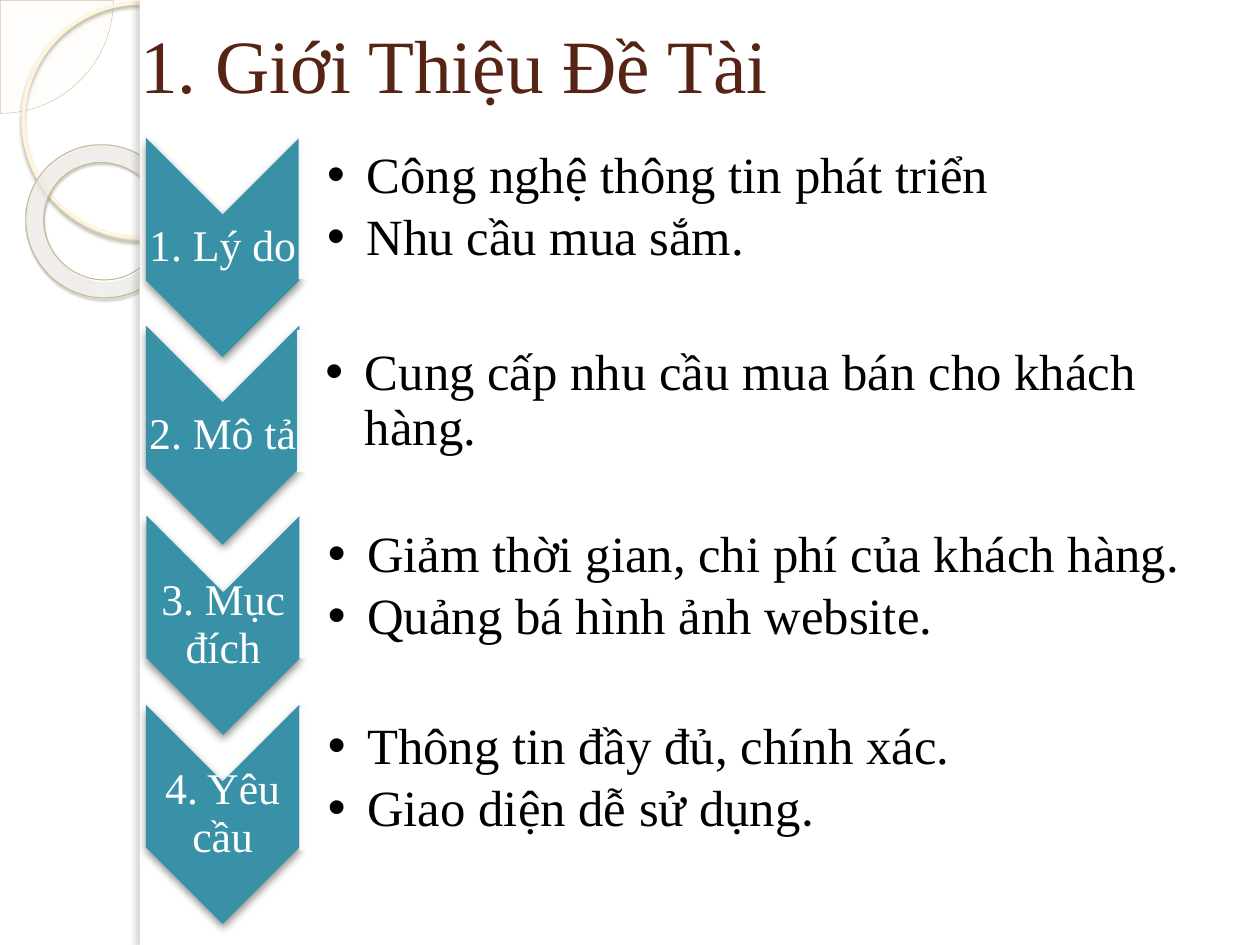
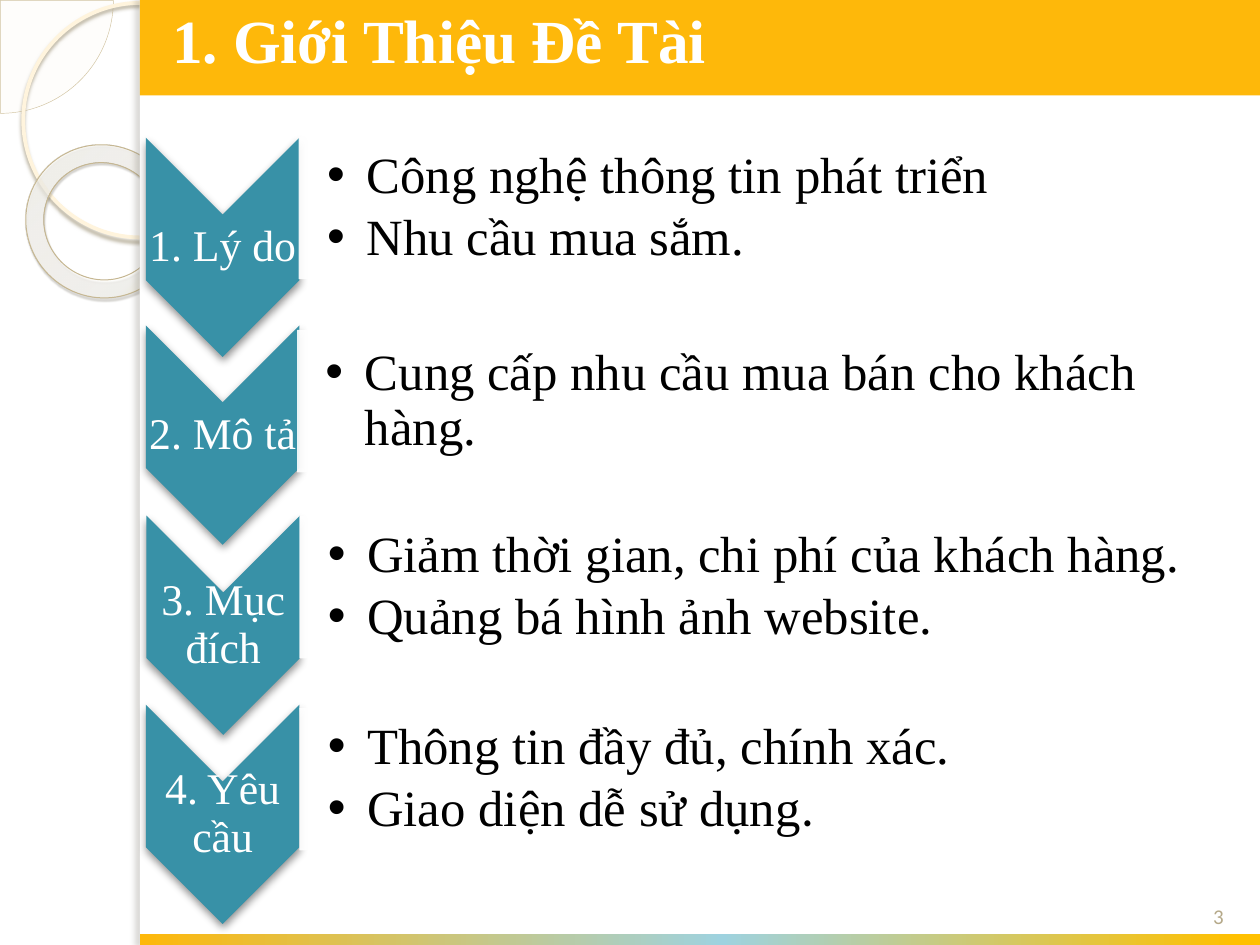
Before and after one commit to chiendv1992/webbanhang, a slide deck: slide 3 of bc/slide bv.pptx. Drawn at 1260x945 pixels with LibreOffice and Linux fonts; fonts in the diff are those of the drawing; background and template pictures are left out. Boxes give left, top, right and bottom in pixels: in the first picture for what was removed or moved away, otherwise in the second. Text is boxed around its words. In the diff, an @@ line names an element or a change of style, - is before the commit and + after.

```diff
--- a/bc/slide bv.pptx
+++ b/bc/slide bv.pptx
@@ title "1. Giới Thiệu Đề Tài": place and size @@
-title "1. Giới Thiệu Đề Tài" at <box>140,38,768,106</box>
+title "1. Giới Thiệu Đề Tài" at <box>172,18,705,75</box>
@@ title "1. Giới Thiệu Đề Tài" at <box>172,18,705,75</box>: size 43 to 35 pt, text colour #572314 to #FFFFFF, bold on @@
@@ rectangle added at <box>140,0,1260,96</box>, fill #FEB80A @@
@@ page number added at <box>1213,910,1224,924</box>, 12 pt, text #B6A98A @@
+3
@@ rectangle added at <box>140,935,1260,945</box>, fill gradient #FEB80A to #9ED2DF to #FFC000 @@
```
Also in this commit, not shown: 13 other slides changed, 1 slide added, 12 other files.
